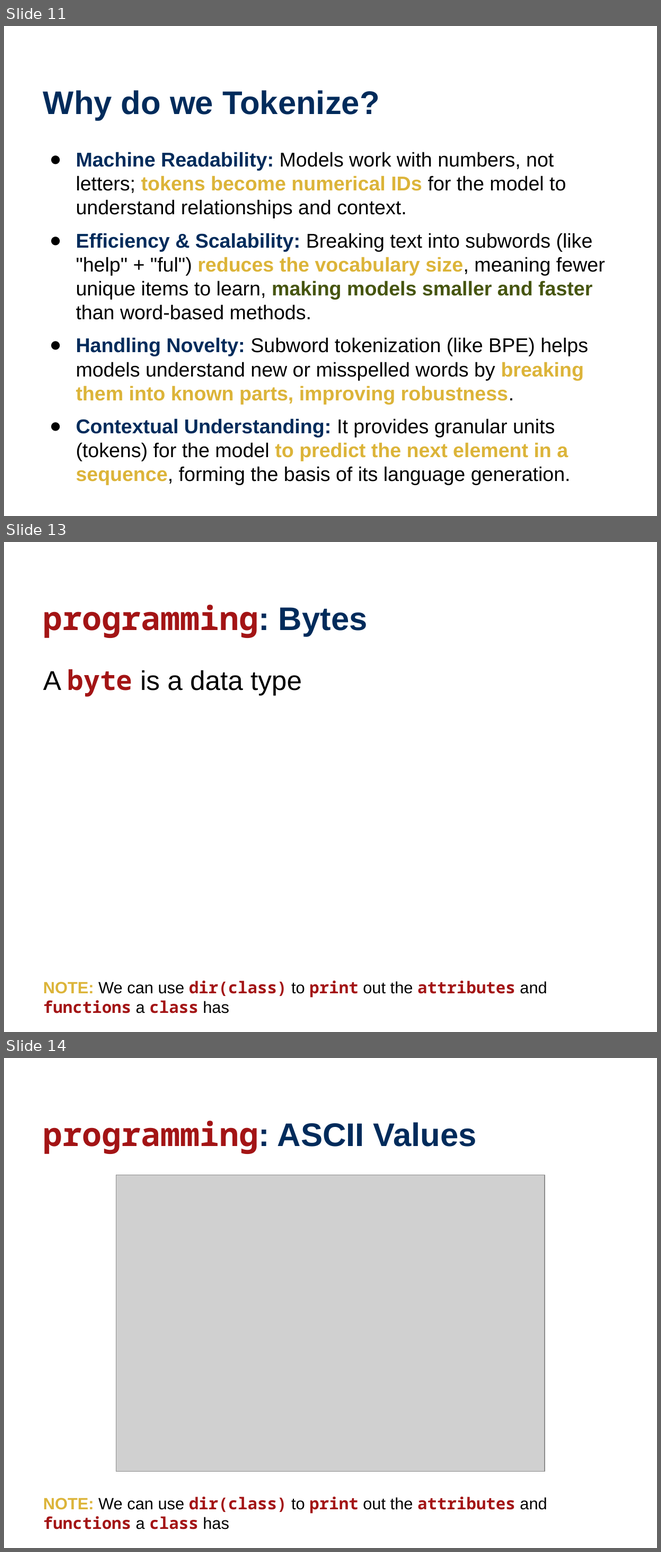
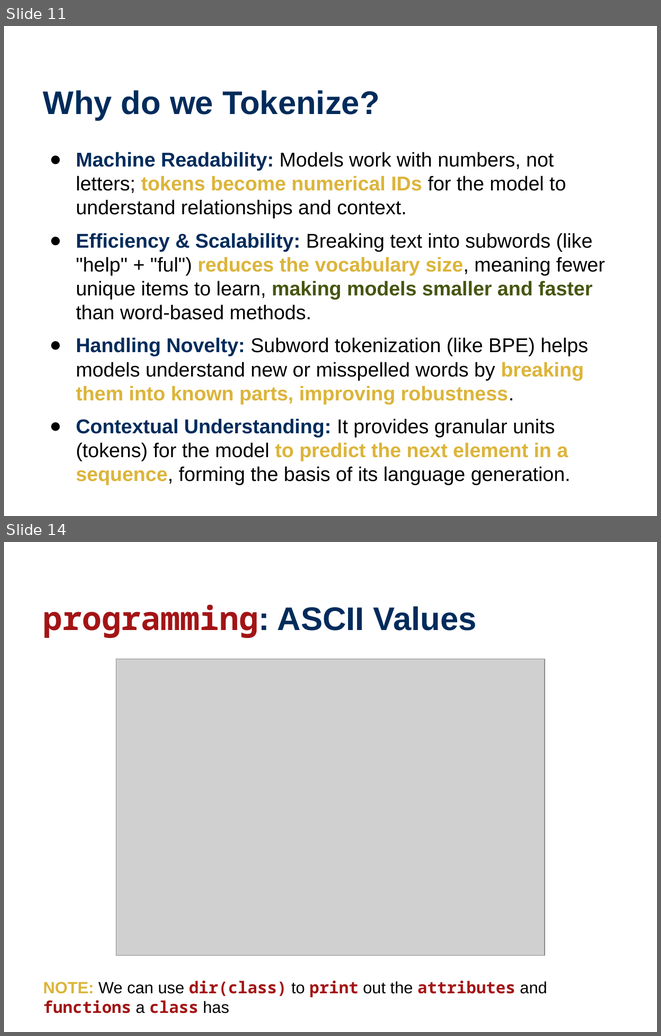
Before and after one commit to wtheisen/nd-cse-10124-lectures, a slide deck: Blank/Lecture_04_ Tokenization.pptx. Shown one above the other, each under a label of ours: slides 11, 13 and 14 before the commit, slides 11 and 14 after it; the slides between them are not shown. The pictures are 661x1552 and 661x1036 pixels, drawn with LibreOffice and Linux fonts; fonts in the diff are those of the drawing; grey boxes stand for pictures. Boxes give left, top, right and bottom in pixels: in the first picture for what was removed or moved away, otherwise in the second. Text is boxed around its words. In the diff, an @@ line names an element or a change of style, - is before the commit and + after.

```diff
--- a/Blank/Lecture_04_ Tokenization.pptx
+++ b/Blank/Lecture_04_ Tokenization.pptx
@@ slide 13 removed at (x1=4, y1=542, x2=657, y2=1032), background #FFFFFF @@
@@ title removed at (x1=43, y1=605, x2=368, y2=638) @@
-programming: Bytes
@@ text removed at (x1=43, y1=669, x2=302, y2=697) @@
-A byte is a data type
@@ text removed at (x1=43, y1=980, x2=547, y2=1013) @@
-NOTE: We can use dir(class) to print out the attributes and functions a class has
```
Also in this commit, not shown: 2 slides changed, 3 slides added, 1 other slide removed, 2 other files.
